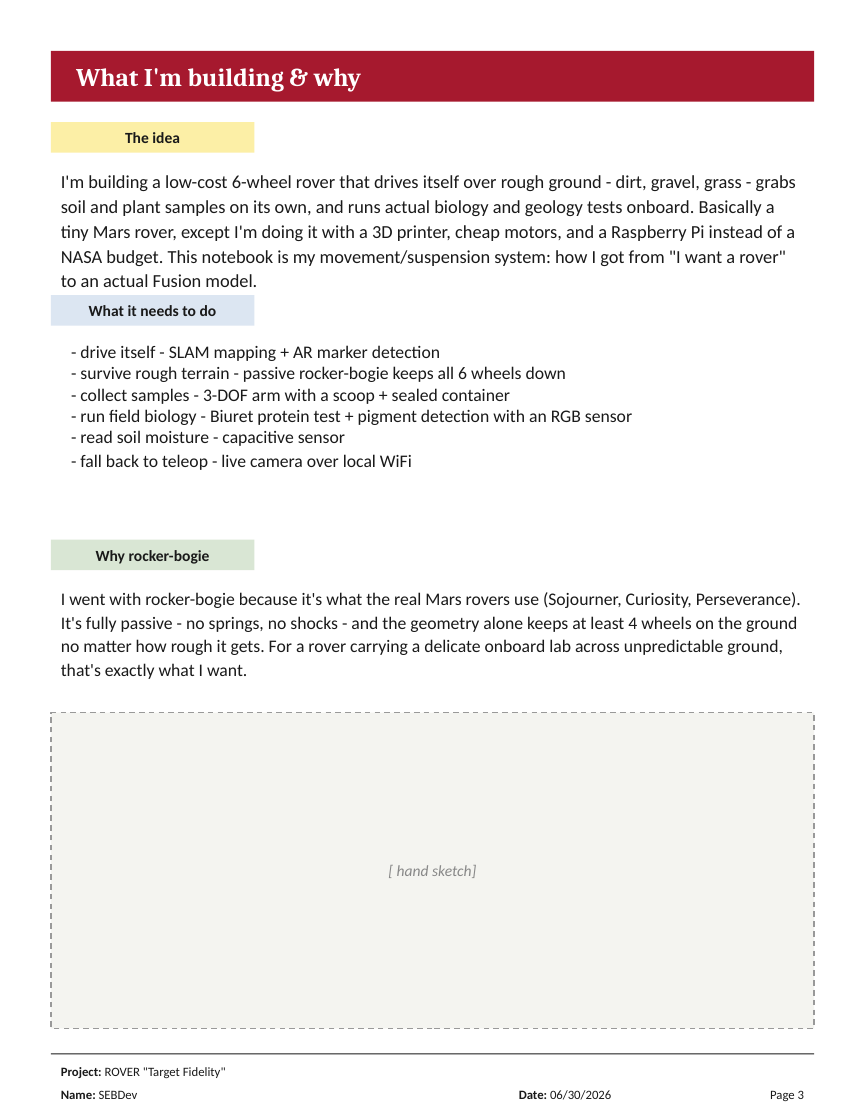
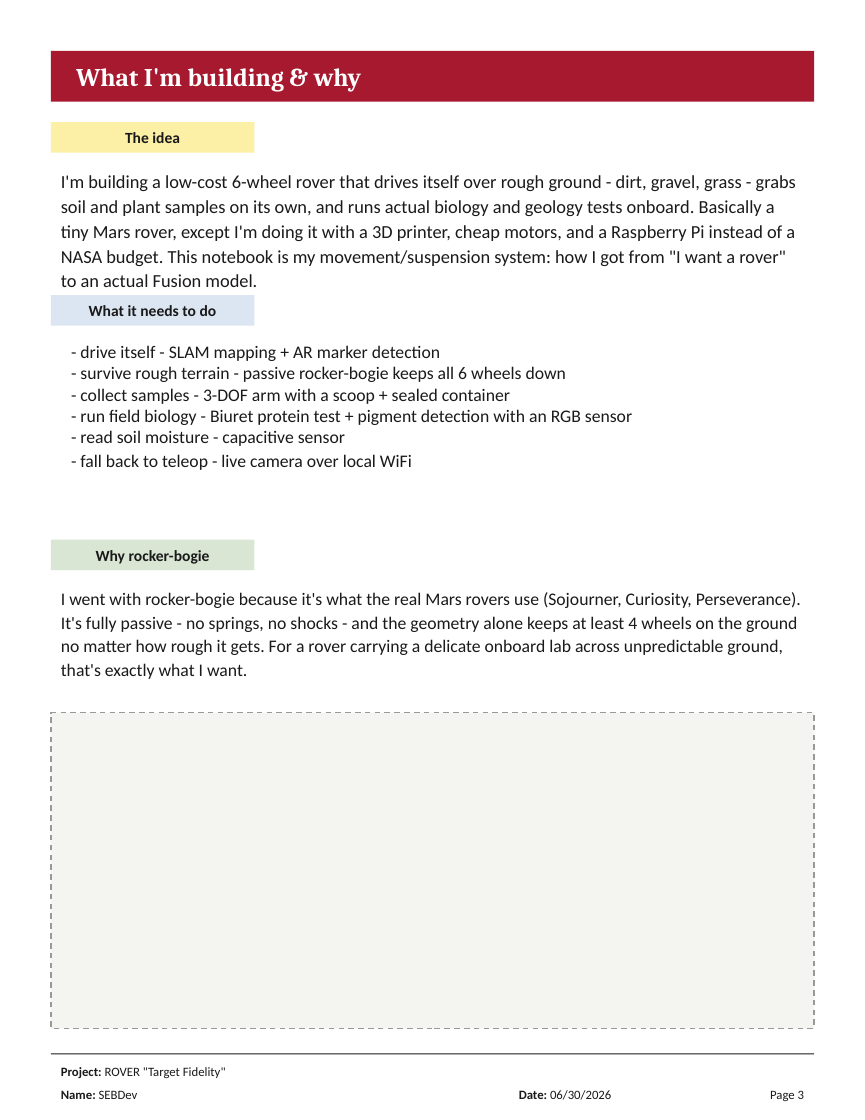
Before and after one commit to tansenseb-wq/ROVER-Target-Fidelity-, a slide deck: slide 3 of Journal/Librito_Rover x_x (CreacionSistemaMecanico) .pptx. Drawn at 865x1120 pixels with LibreOffice and Linux fonts; fonts in the diff are those of the drawing. Boxes give left, top, right and bottom in pixels: in the first picture for what was removed or moved away, otherwise in the second. Text is boxed around its words. In the diff, an @@ line names an element or a change of style, - is before the commit and + after.

```diff
--- a/Journal/Librito_Rover x_x (CreacionSistemaMecanico) .pptx
+++ b/Journal/Librito_Rover x_x (CreacionSistemaMecanico) .pptx
@@ text removed at bbox=[397, 865, 476, 878] @@
-[ hand sketch]
```
Also in this commit, not shown: 12 other slides changed, 2 other files.
